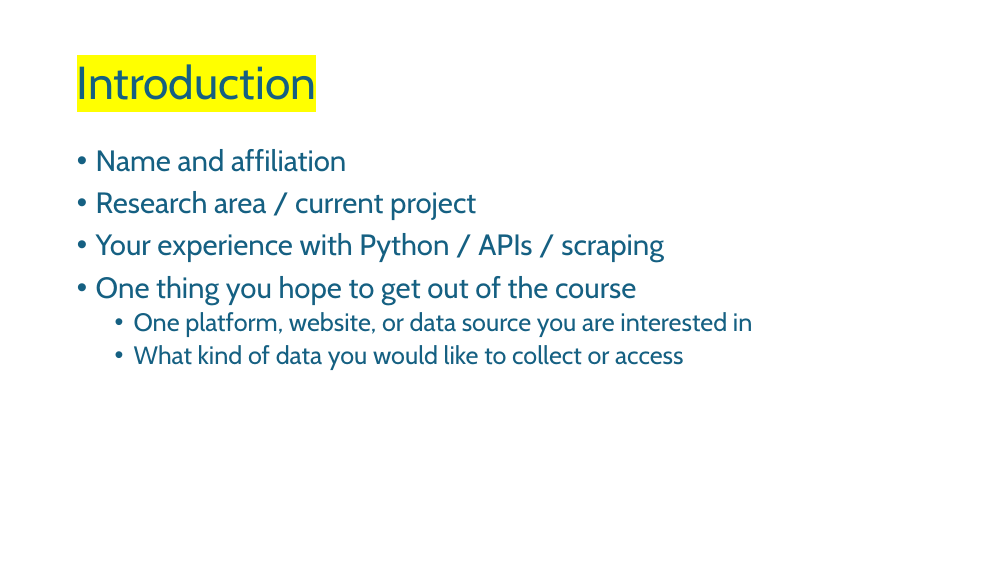
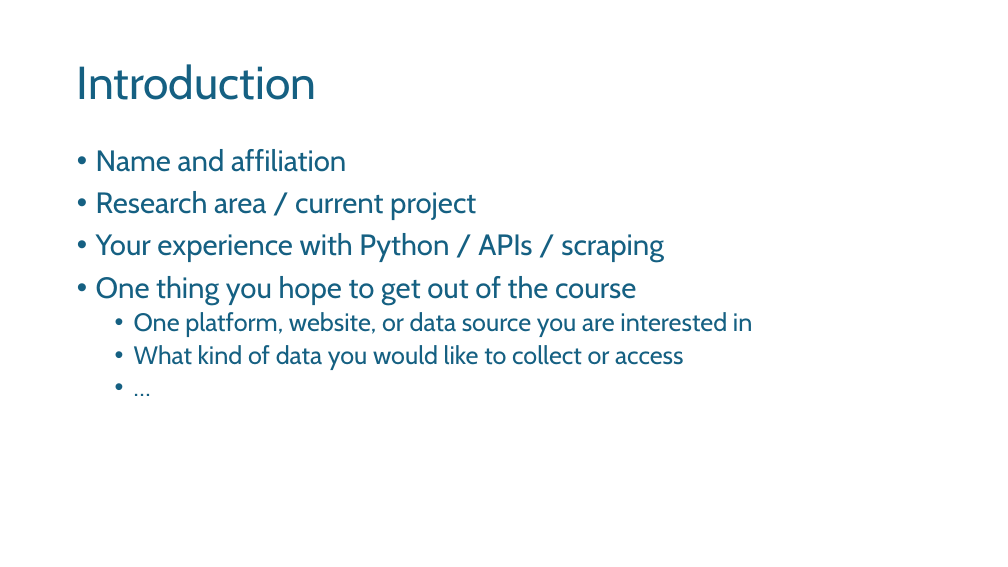
Before and after one commit to noellelebe/methodsNET_vlop-course-materials, a slide deck: slide 12 of slides/day1_intro.pptx (slide 15 before the commit). Drawn at 1008x567 pixels with LibreOffice and Linux fonts; fonts in the diff are those of the drawing; background and template pictures are left out. Boxes give left, top, right and bottom in pixels: in the first picture for what was removed or moved away, otherwise in the second. Text is boxed around its words. In the diff, an @@ line names an element or a change of style, - is before the commit and + after.

```diff
--- a/slides/day1_intro.pptx
+++ b/slides/day1_intro.pptx
@@ title "Introduction" at box(77, 64, 316, 100): highlight #FFFF00 to none @@
@@ text at box(96, 149, 752, 370): paragraph added @@
+  • …
```
Also in this commit, not shown: 12 other slides changed, 8 slides added, 12 slides removed, 48 other files.
